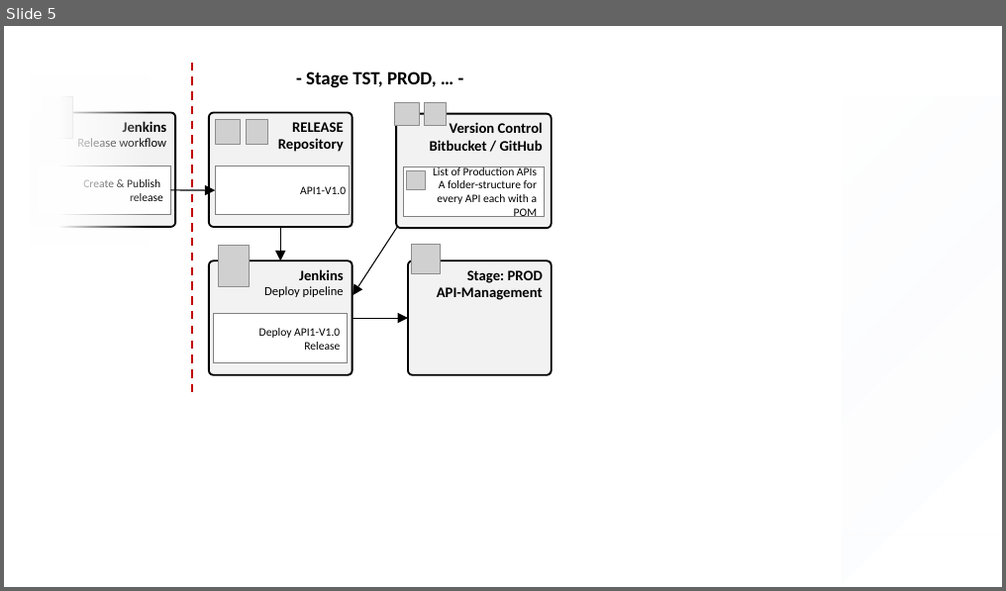
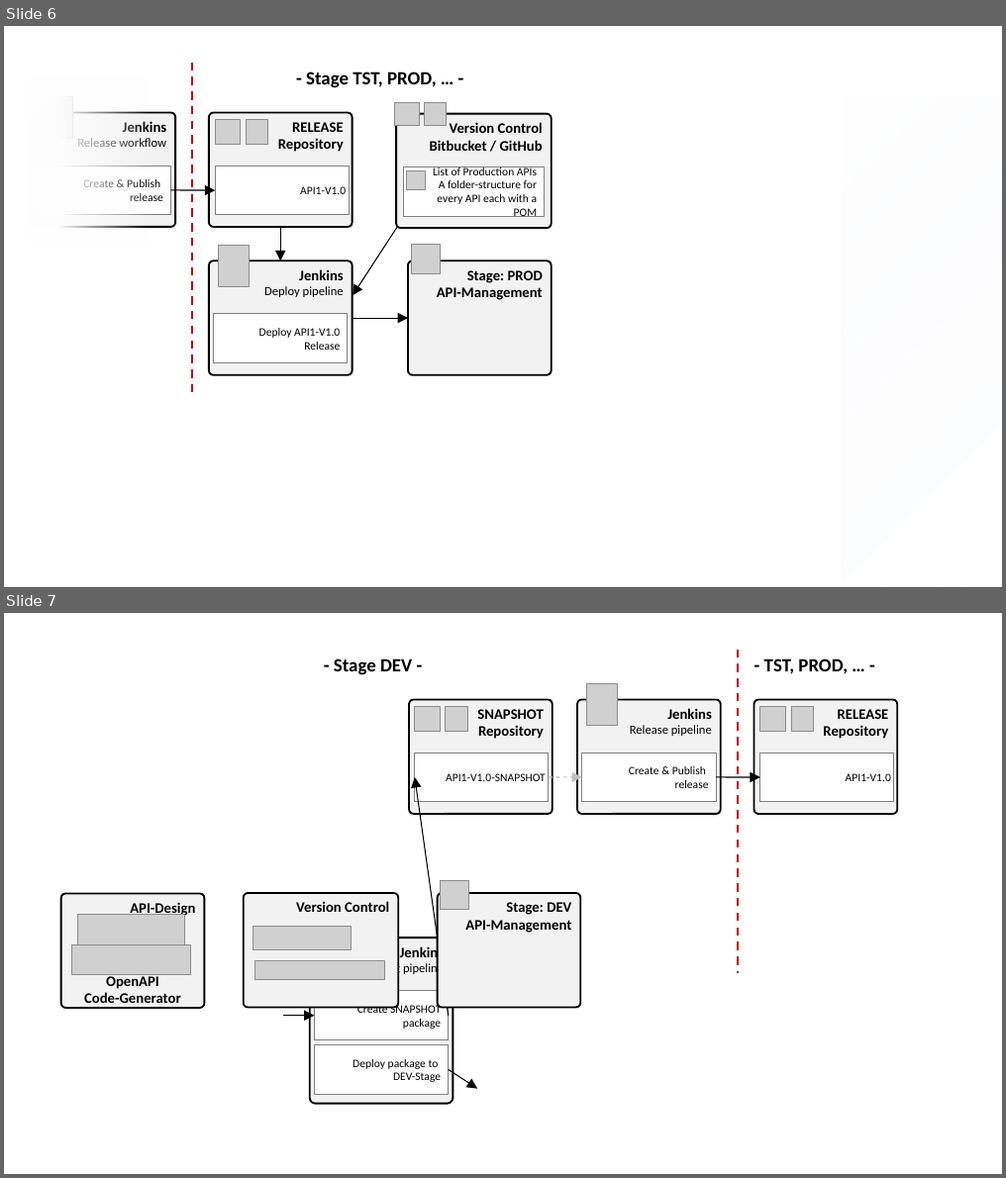
Before and after one commit to Axway-API-Management-Plus/apim-cli, a slide deck: misc/documentation/Images.pptx. Shown one above the other, each under a label of ours: slide 5 before the commit, slides 6 and 7 after it. The pictures are 1006x591 and 1006x1178 pixels, drawn with LibreOffice and Linux fonts; fonts in the diff are those of the drawing; grey boxes stand for pictures; background and template pictures are left out. Boxes give left, top, right and bottom in pixels: in the first picture for what was removed or moved away, otherwise in the second. Text is boxed around its words. In the diff, an @@ line names an element or a change of style, - is before the commit and + after.

```diff
--- a/misc/documentation/Images.pptx
+++ b/misc/documentation/Images.pptx
@@ slide 7 added at [4,613,1002,1174], background #FFFFFF @@
@@ text added at [334,659,412,675], 18 pt, text #000000, bold @@
+- Stage DEV -
@@ line added from (738, 649) to (738, 973), #C00000 2 pt dashed @@
@@ text added at [764,659,847,674], 18 pt, text #000000, bold @@
+- TST, PROD, … -
@@ rounded rectangle added at [409,700,552,814], fill #F2F2F2, outline #000000 1.75 pt, 14 pt, text #000000, bold @@
+SNAPSHOT
+Repository
@@ rounded rectangle added at [577,700,721,814], fill #F2F2F2, outline #000000 1.75 pt, 12 pt, text #000000 @@
+Jenkins
+Release pipeline
@@ picture added at [587,683,618,725] @@
@@ rounded rectangle added at [754,700,897,814], fill #F2F2F2, outline #000000 1.75 pt, 14 pt, text #000000, bold @@
+RELEASE
+Repository
@@ picture added at [415,707,440,731] @@
@@ picture added at [446,707,468,731] @@
@@ picture added at [760,707,785,731] @@
@@ picture added at [791,707,813,731] @@
@@ rectangle added at [415,753,549,802], fill #FFFFFF, outline #808080 1 pt, 11 pt, text #000000 @@
+API1-V1.0-SNAPSHOT
@@ rectangle added at [582,753,716,802], fill #FFFFFF, outline #808080 1 pt, 11 pt, text #000000 @@
+Create & Publish
+release
@@ rectangle added at [760,753,894,802], fill #FFFFFF, outline #808080 1 pt, 11 pt, text #000000 @@
+API1-V1.0
@@ arrow added from (449, 1016) to (415, 777), #000000 1 pt @@
@@ arrow added from (548, 777) to (582, 777), #BFBFBF 1 pt dashed @@
@@ arrow added from (716, 777) to (760, 777), #000000 1 pt @@
@@ rounded rectangle added at [60,894,204,1008], fill #F2F2F2, outline #000000 1.75 pt, 14 pt, text #000000, bold @@
+API-Design
@@ rounded rectangle added at [244,893,399,1008], fill #F2F2F2, outline #000000 1.75 pt, 14 pt, text #000000, bold @@
+Version Control
@@ rounded rectangle added at [438,893,580,1008], fill #F2F2F2, outline #000000 1.75 pt, 14 pt, text #000000, bold @@
+Stage: DEV
+API-Management
@@ picture added at [440,880,469,910] @@
@@ picture added at [78,915,184,947] @@
@@ picture added at [252,927,351,951] @@
@@ rounded rectangle added at [310,938,452,1104], fill #F2F2F2, outline #000000 1.75 pt, 12 pt, text #000000 @@
+Jenkins
+Development pipeline
@@ picture added at [71,946,190,975] @@
@@ picture added at [254,961,385,980] @@
@@ text added at [84,974,181,1008], 14 pt, text #000000, bold @@
+OpenAPI
+Code-Generator
@@ rectangle added at [315,991,449,1041], fill #FFFFFF, outline #808080 1 pt, 11 pt, text #000000 @@
+Create SNAPSHOT package
@@ arrow added from (283, 1016) to (315, 1016), #000000 1 pt @@
@@ rectangle added at [315,1045,449,1094], fill #FFFFFF, outline #808080 1 pt, 11 pt, text #000000 @@
+Deploy package to
+DEV-Stage
@@ arrow added from (448, 1069) to (478, 1089), #000000 1 pt @@
@@ what was slide 5 is now slide 6 @@
```
Also in this commit, not shown: 1 slide changed, 1 other slide added.
